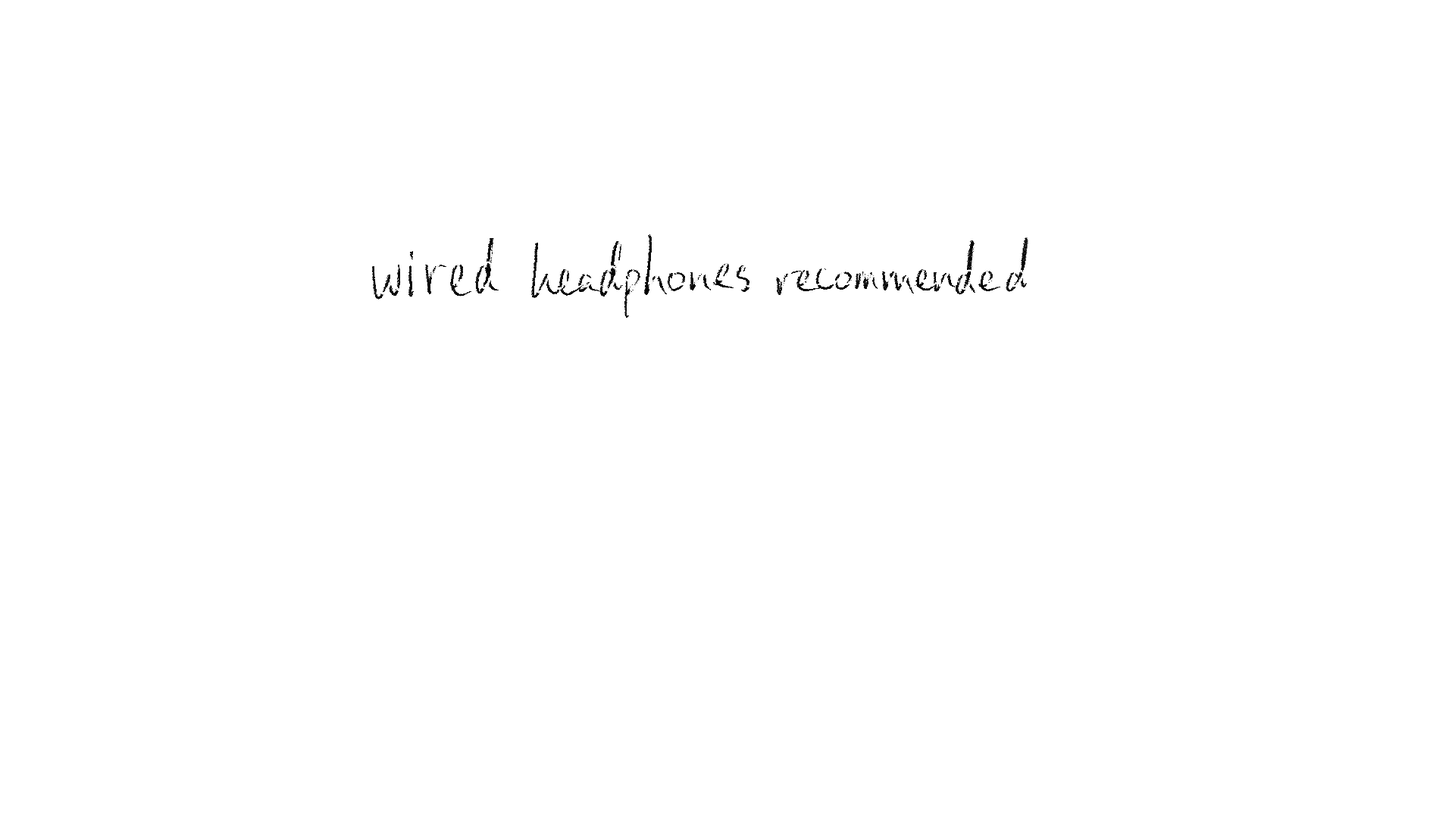
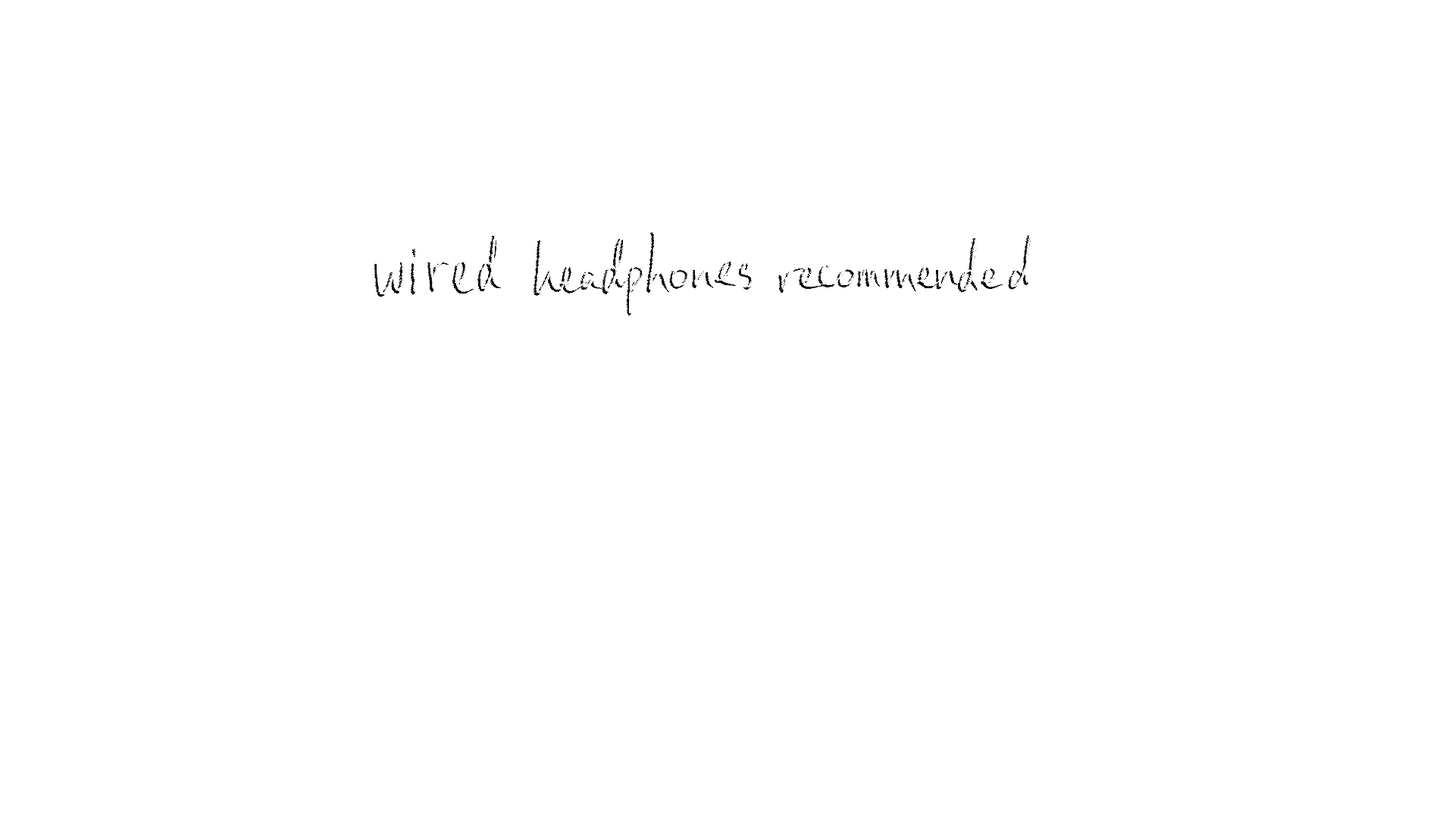
The second 1455x819 image is a revision of the first. Changes to its layers:
painted on "headphones" over [372, 231, 1031, 318]
